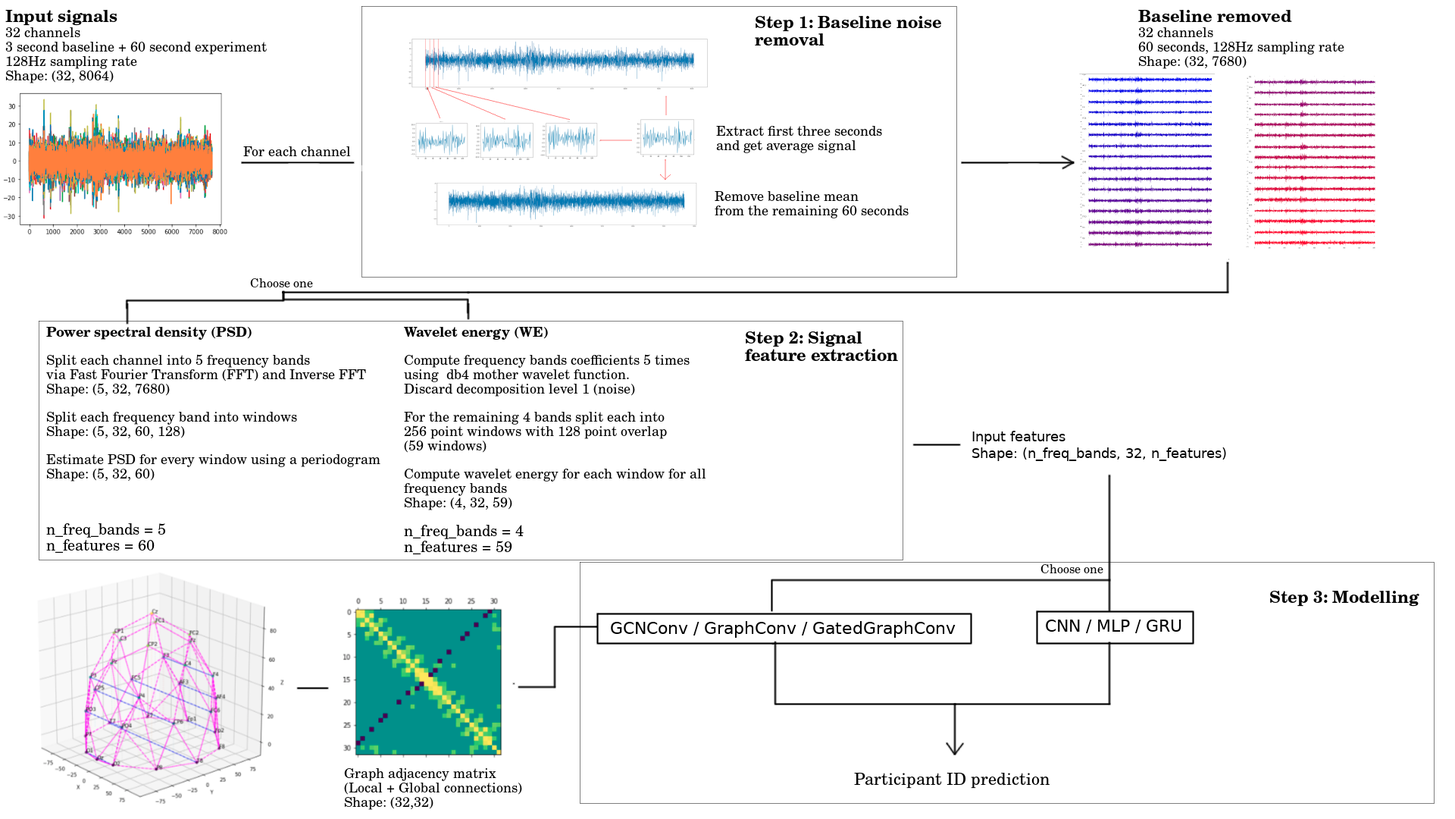
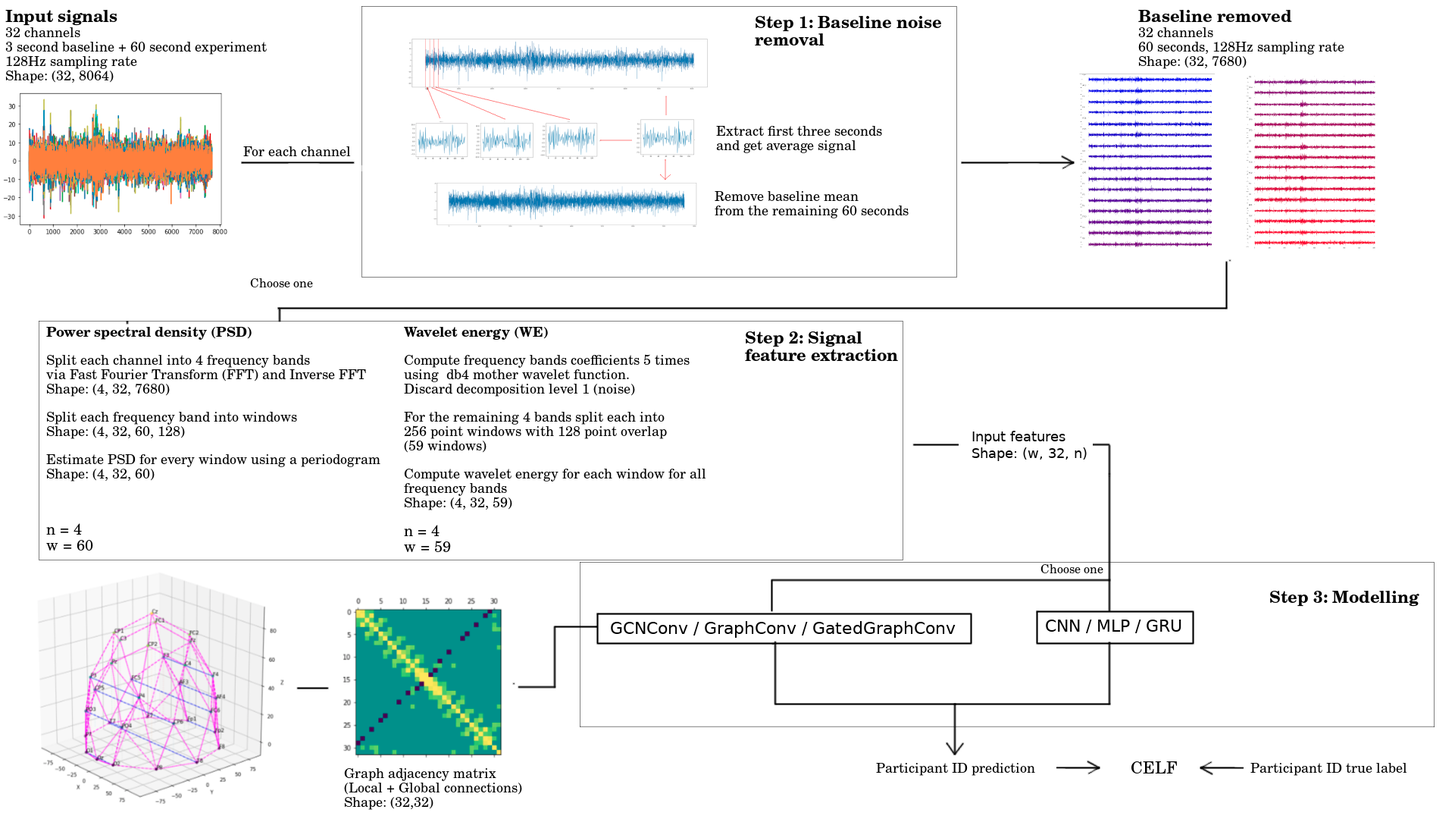
Before/after of a 1455px x 819px layered artwork. What changed in the layer stack:
added layer "Participant ID true label" above "Participant ID prediction" over [1250, 762, 1408, 776]
painted on "Participant ID prediction" over [854, 762, 1051, 789]
removed layer "Layer" over [46, 164, 1435, 804]
added layer "CELF" above "Pasted Layer #7" over [1131, 761, 1178, 774]
added layer "Pasted Layer #7" above "Pasted Layer #4" over [1056, 759, 1101, 775]
added layer "Pasted Layer #4" above "Layer" over [1199, 760, 1244, 776]
renamed "Pasted Layer #4" to "Layer", moved it above "Wavelet energy (WE) ...", painted on it over [46, 164, 1435, 755]
painted on "Wavelet energy (WE) ..." over [404, 524, 524, 555]
painted on "Power spectral density (PSD) ..." over [46, 353, 204, 553]
painted on "Input features ..." over [1027, 447, 1227, 461]
